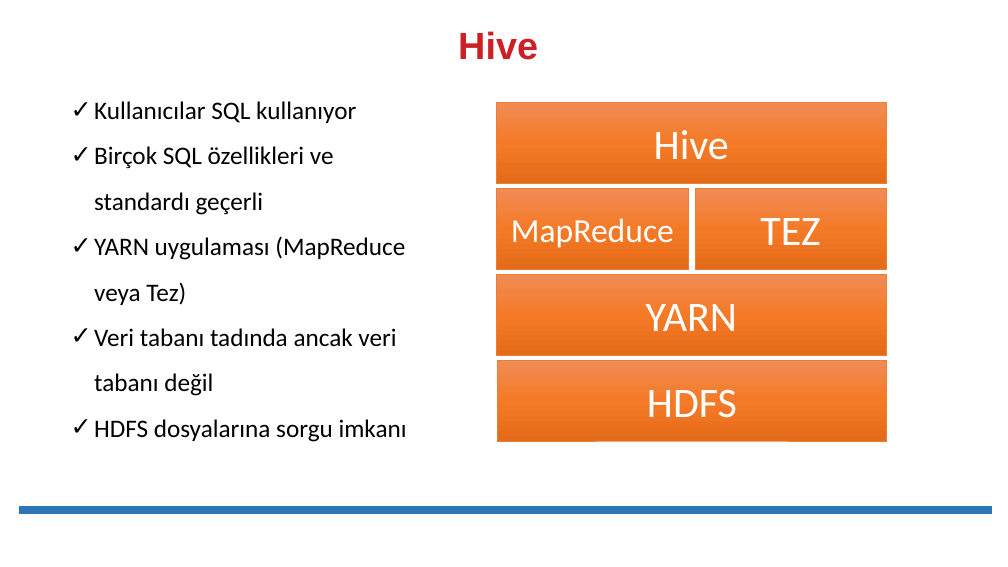
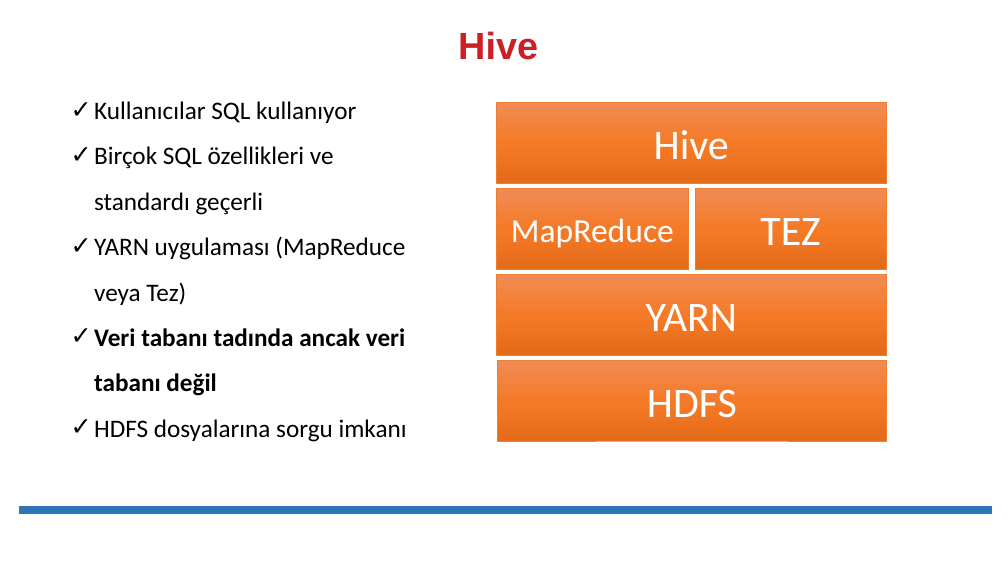
Before and after one commit to erkansirin78/hadoop-spark-for-developers, a slide deck: slide 7 of 07_Apache_Hive_ve_Uygulamalari/01_Apache_Hive_Teori.pptx (slide 5 before the commit). Drawn at 1008x567 pixels with LibreOffice and Linux fonts; fonts in the diff are those of the drawing. Boxes give left, top, right and bottom in pixels: in the first picture for what was removed or moved away, otherwise in the second. Text is boxed around its words. In the diff, an @@ line names an element or a change of style, - is before the commit and + after.

```diff
--- a/07_Apache_Hive_ve_Uygulamalari/01_Apache_Hive_Teori.pptx
+++ b/07_Apache_Hive_ve_Uygulamalari/01_Apache_Hive_Teori.pptx
@@ text at (94, 328, 406, 396): bold on in "Veri tabanı tadında ancak veri tabanı değil" @@
```
Also in this commit, not shown: 5 other slides changed, 2 slides added, 29 other files.
